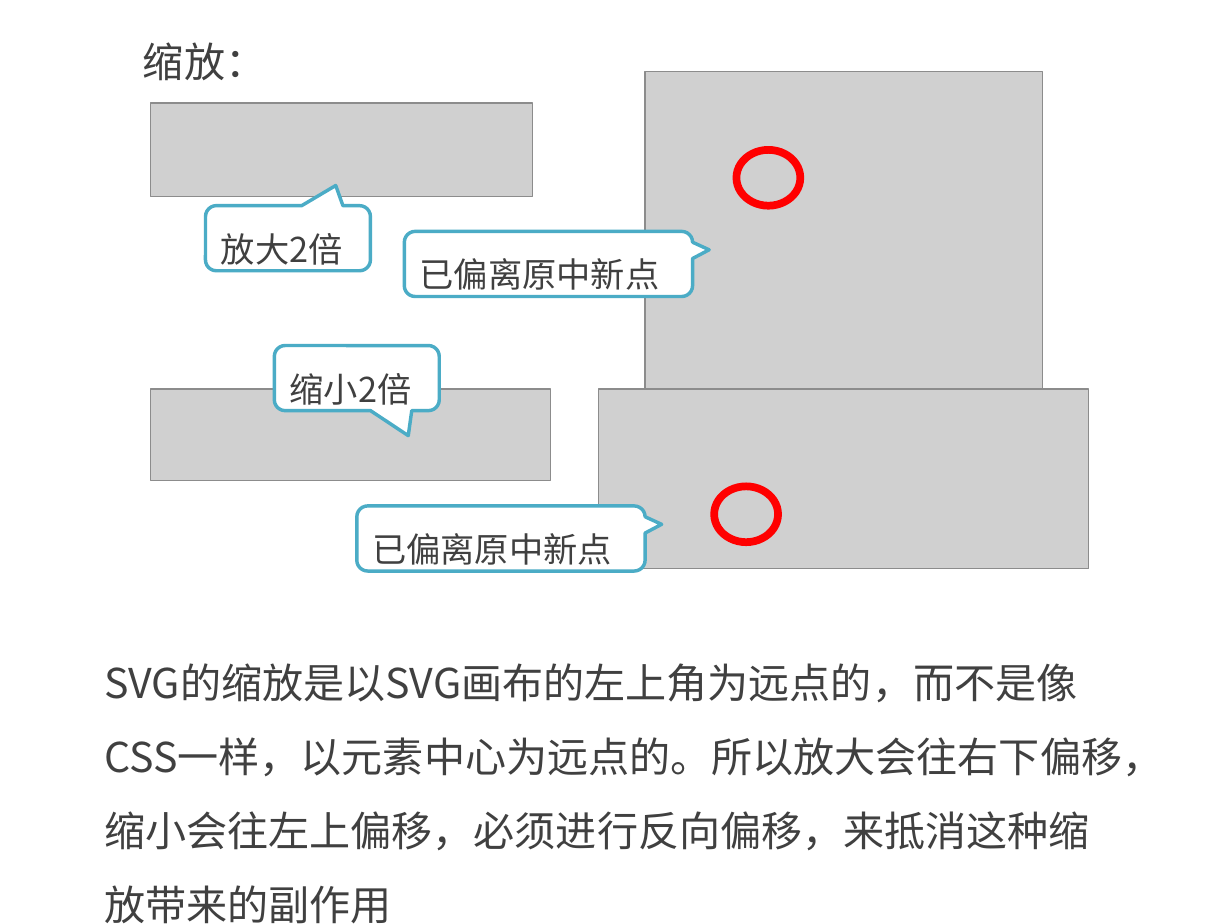
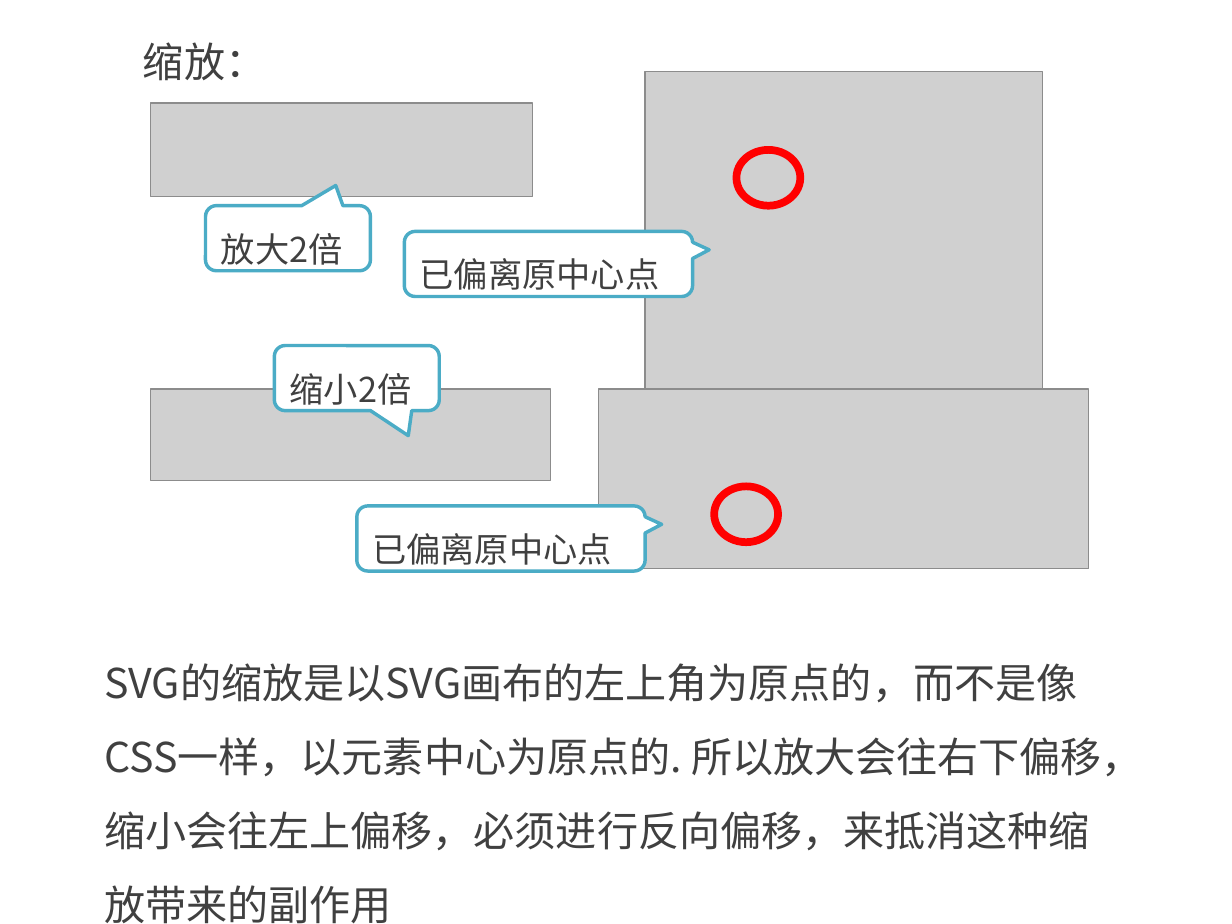
Before and after one commit to kong66/webAni, a slide deck: slide 23 of 20-svg-explode/20.pptx. Drawn at 1232x924 pixels with LibreOffice and Linux fonts; fonts in the diff are those of the drawing; grey boxes stand for pictures. Boxes give left, top, right and bottom in pixels: in the first picture for what was removed or moved away, otherwise in the second. Text is boxed around its words. In the diff, an @@ line names an element or a change of style, - is before the commit and + after.

```diff
--- a/20-svg-explode/20.pptx
+++ b/20-svg-explode/20.pptx
@@ text in rounded speech box at [420,258,660,297]: text changed @@
-已偏离原中新点
+已偏离原中心点
@@ text in rounded speech box at [372,533,612,572]: text changed @@
-已偏离原中新点
+已偏离原中心点
@@ text at [104,663,1143,924]: text changed @@
-SVG的缩放是以SVG画布的左上角为远点的，而不是像CSS一样，以元素中心为远点的。所以放大会往右下偏移，缩小会往左上偏移，必须进行反向偏移，来抵消这种缩放带来的副作用
+SVG的缩放是以SVG画布的左上角为原点的，而不是像CSS一样，以元素中心为原点的. 所以放大会往右下偏移，缩小会往左上偏移，必须进行反向偏移，来抵消这种缩放带来的副作用
```
Also in this commit, not shown: 30 other slides changed, 1 slide added, 3 other files.
